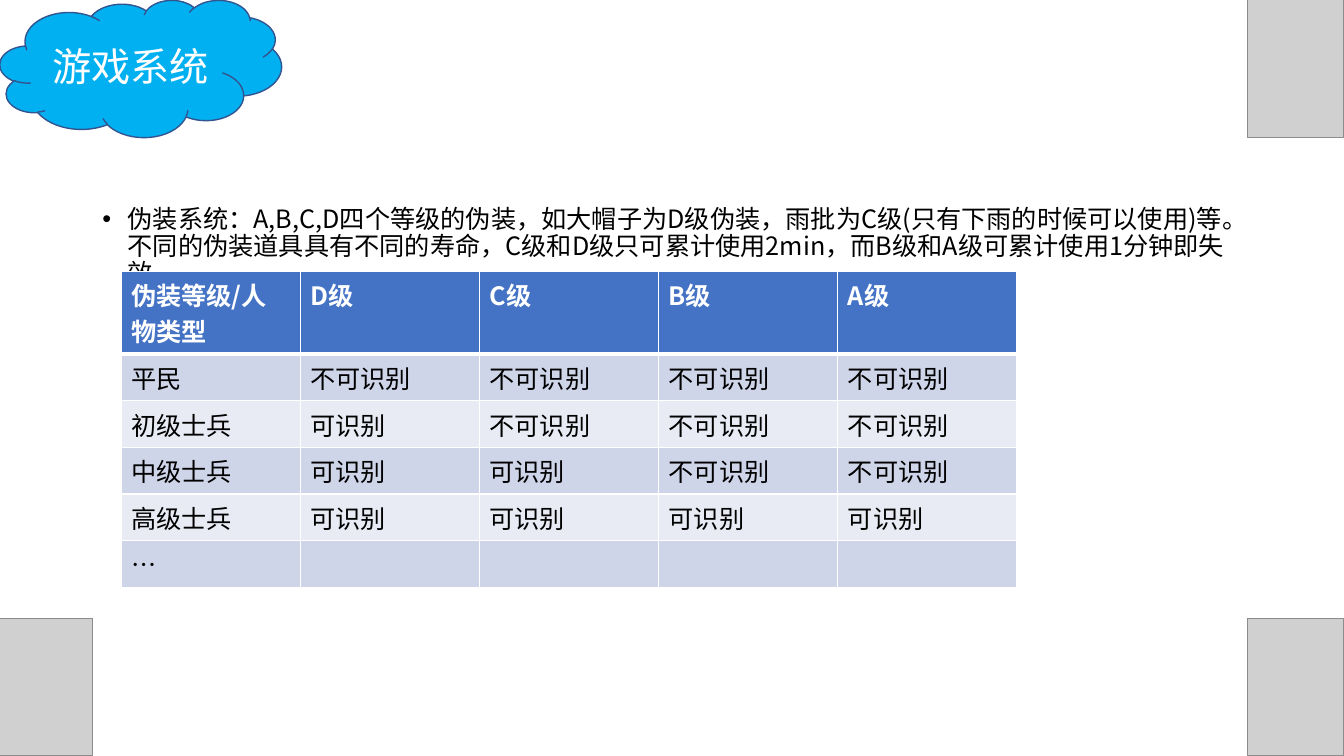
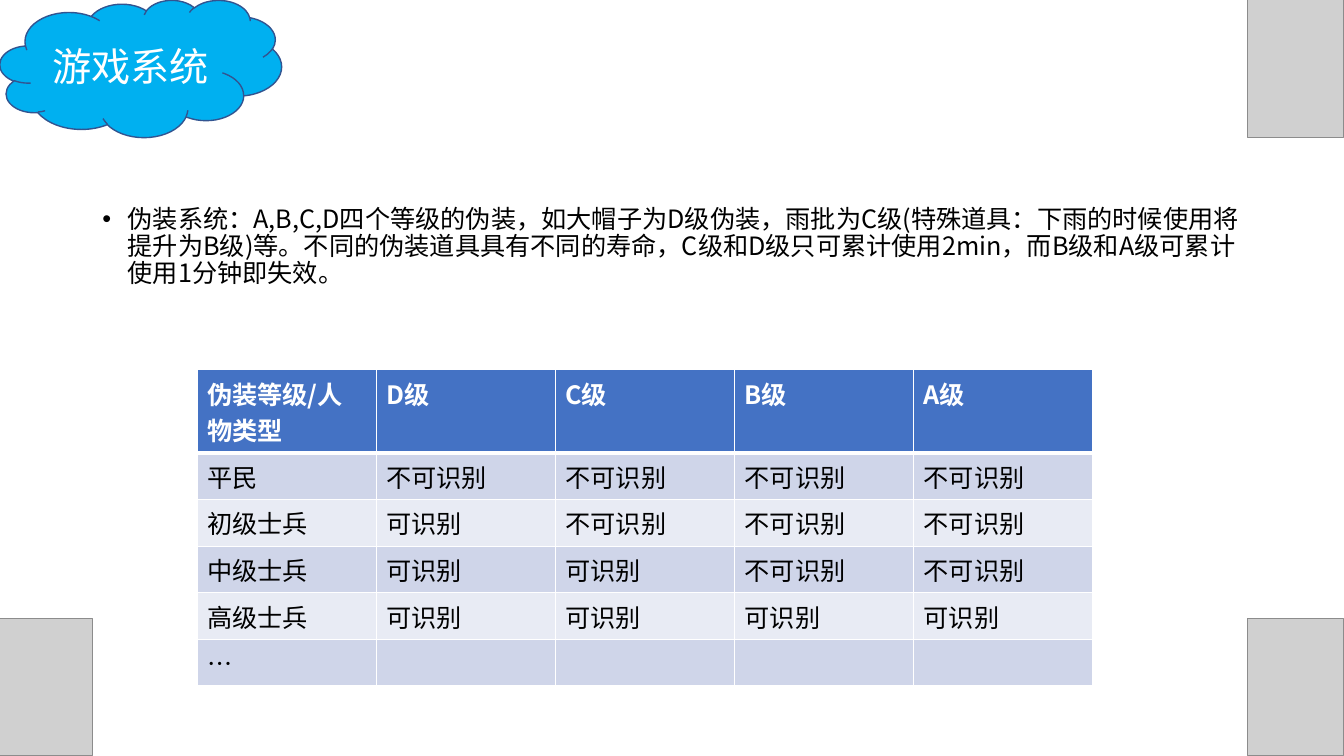
Before and after one commit to ThreePeopleGame/Death, a slide deck: slide 5 of Share/每周命题游戏设计/葛美玲/没有圆形的世界.pptx. Drawn at 1344x756 pixels with LibreOffice and Linux fonts; fonts in the diff are those of the drawing; grey boxes stand for pictures. Boxes give left, top, right and bottom in pixels: in the first picture for what was removed or moved away, otherwise in the second. Text is boxed around its words. In the diff, an @@ line names an element or a change of style, - is before the commit and + after.

```diff
--- a/Share/每周命题游戏设计/葛美玲/没有圆形的世界.pptx
+++ b/Share/每周命题游戏设计/葛美玲/没有圆形的世界.pptx
@@ text at <box>128,206,1239,284</box>: text changed @@
-• 伪装系统：A,B,C,D四个等级的伪装，如大帽子为D级伪装，雨批为C级(只有下雨的时候可以使用)等。不同的伪装道具具有不同的寿命，C级和D级只可累计使用2min，而B级和A级可累计使用1分钟即失效。
+• 伪装系统：A,B,C,D四个等级的伪装，如大帽子为D级伪装，雨批为C级(特殊道具：下雨的时候使用将提升为B级)等。不同的伪装道具具有不同的寿命，C级和D级只可累计使用2min，而B级和A级可累计使用1分钟即失效。
@@ table: place and size @@
-table at <box>121,271,1018,543</box>
+table at <box>197,370,1094,642</box>
```
Also in this commit, not shown: 1 other slide changed.
